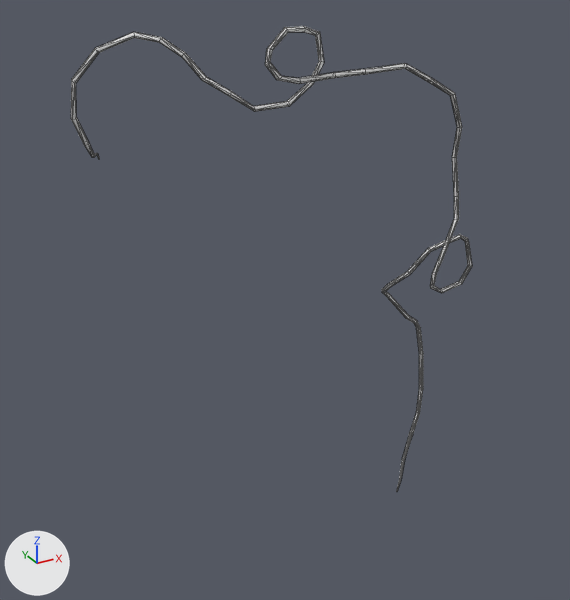
An edit to the OBJ model game/models/arch-vines.obj, drawn before and after from the same camera.
One viewpoint serves both versions: a camera (50 mm lens) standing at (-2.92, -5.22, 6.52) and looking at (0.11, 0.29, 3.76). Every picture has the same lights, and +X, +Y and +Z are marked at lower left. Mesh edges are drawn as thin lines. Where no turn or scale is listed for an object, it has been applied to the vertices.

Objects in the first picture: 'Arch_Vines_Cylinder.027'.
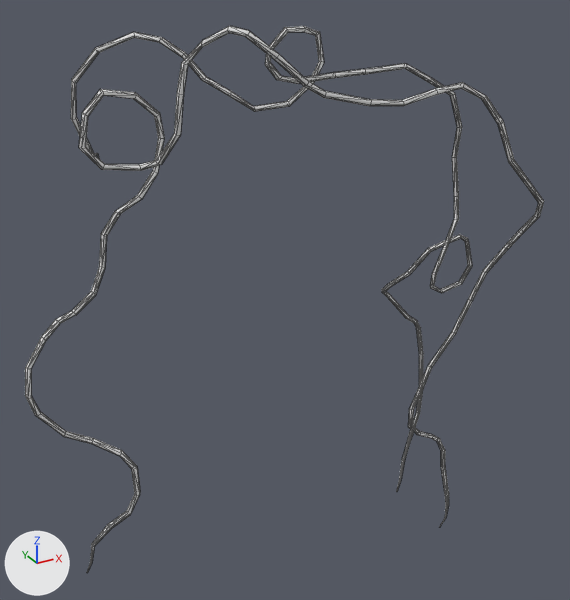
Commit message: arch-vine mesh updates

The change, as JSON lines over the scene's bpy script:
```json
{"block": "me_arch_vines_cylinder_027", "where": "# used by ob_arch_vines_cylinder_027; location = (0.0, 0.0, 0.0)"}
{"op": "remove", "block": "me_arch_vines_cylinder_027", "code": "me_arch_vines_cylinder_027.from_pydata(...)  # 280 vertices, 556 faces; spans x -1.48..2.04, y -0.2..1.22, z 0.88..6.05"}
{"op": "add", "block": "me_arch_vines_cylinder_027", "code": "me_arch_vines_cylinder_027.from_pydata(...)  # 620 vertices, 1232 faces; spans x -2.18..2.09, y -0.79..1.22, z 0.78..6.1"}
{"block": "me_arch_vines_cylinder_027", "change": "me_arch_vines_cylinder_027 part 1: a new loose piece of 340 vertices spanning x -2.18..2.09, y -0.79..0.31, z 0.78..6.1"}
```

What differs and where, as boxes [x1, y1, x2, y2] in the pictures (570 x 600 px):
```json
{"object": "Arch_Vines_Cylinder.027", "change": "reshaped", "before": [71, 26, 472, 492], "after": [25, 26, 544, 572], "on screen": "29% wider, 17% taller"}
{"part": 1, "of": "me_arch_vines_cylinder_027", "change": "added", "after": [25, 26, 544, 572]}
```
